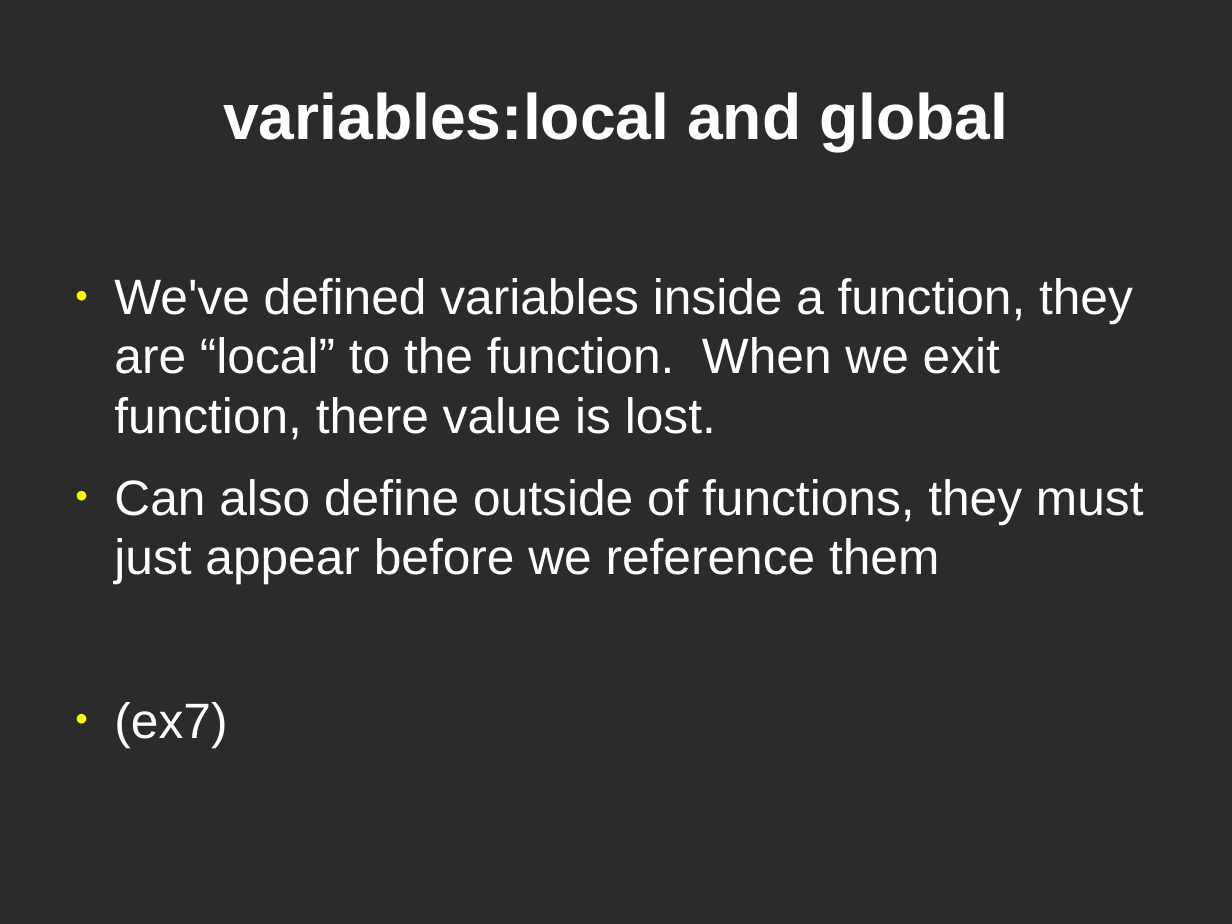
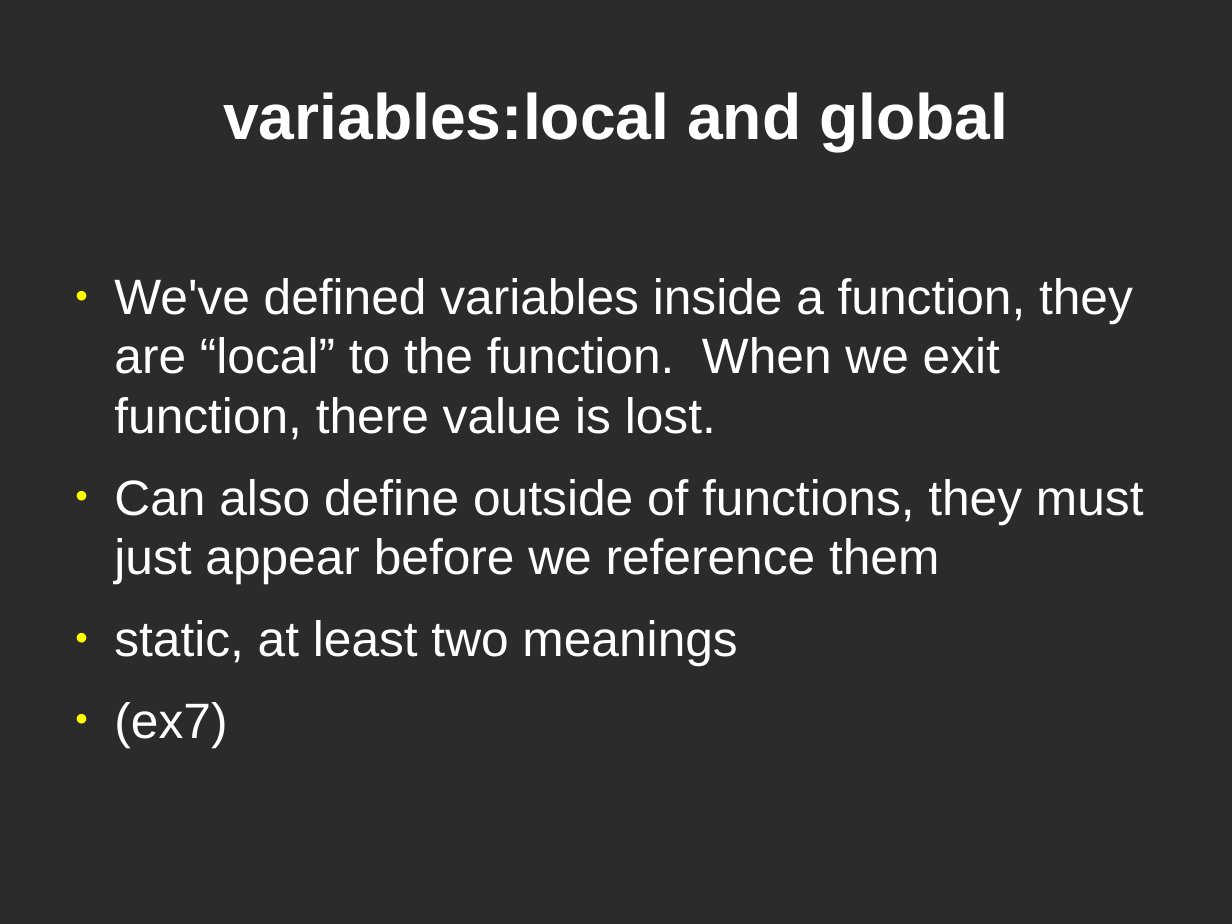
Before and after one commit to dklamet/class, a slide deck: slide 35 of docs/class.odp (slide 34 before the commit). Drawn at 1232x924 pixels with LibreOffice and Linux fonts; fonts in the diff are those of the drawing; background and template pictures are left out; a plain dark background stands for a picture behind light text. Boxes give left, top, right and bottom in pixels: in the first picture for what was removed or moved away, otherwise in the second. Text is boxed around its words. In the diff, an @@ line names an element or a change of style, - is before the commit and + after.

```diff
--- a/docs/class.odp
+++ b/docs/class.odp
@@ text at box(114, 620, 737, 665): paragraph added @@
+● static, at least two meanings
```
Also in this commit, not shown: 1 other slide changed, 2 slides added, 4 other files.
